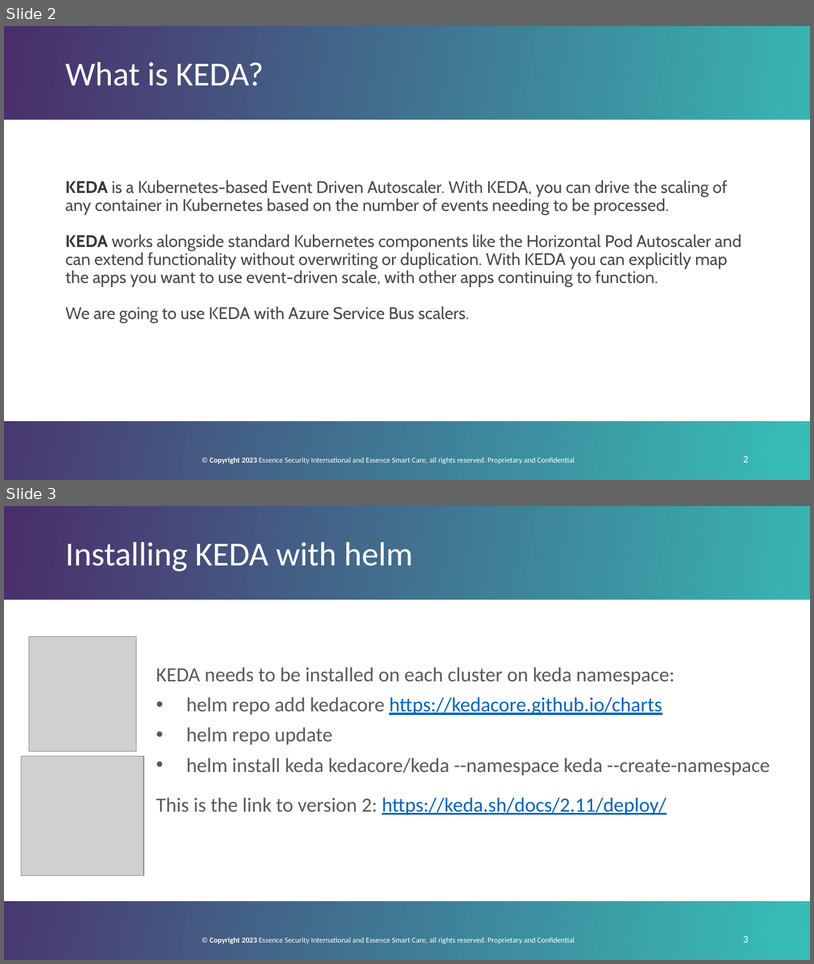
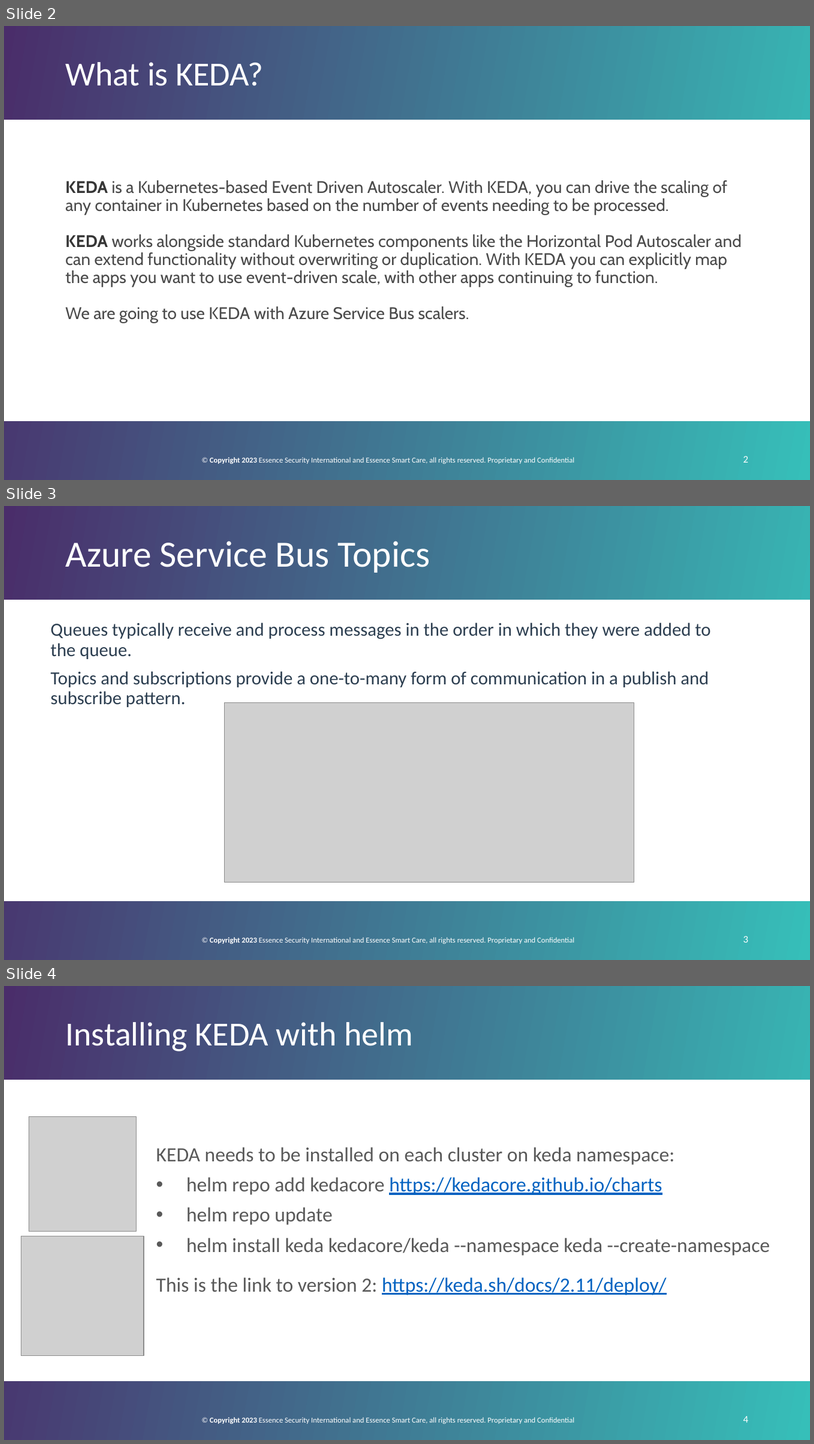
Before and after one commit to GoddessDianaPub/keda-azure-service_bus-key_vault, a slide deck: keda.pptx. Shown one above the other, each under a label of ours: slides 2 and 3 before the commit, slides 2, 3 and 4 after it. The pictures are 814x964 and 814x1444 pixels, drawn with LibreOffice and Linux fonts; fonts in the diff are those of the drawing; grey boxes stand for pictures; background and template pictures are left out. Boxes give left, top, right and bottom in pixels: in the first picture for what was removed or moved away, otherwise in the second. Text is boxed around its words. In the diff, an @@ line names an element or a change of style, - is before the commit and + after.

```diff
--- a/keda.pptx
+++ b/keda.pptx
@@ slide 3 added at <box>4,506,810,960</box>, background #FFFFFF; not listed: 4 template elements that a slide beside it also shows @@
@@ title added at <box>65,541,431,573</box>, 44 pt, text #FFFFFF @@
+Azure Service Bus Topics
@@ text added at <box>51,622,711,707</box>, 22 pt, text #2C3E50 @@
+Queues typically receive and process messages in the order in which they were added to the queue.
+Topics and subscriptions provide a one-to-many form of communication in a publish and subscribe pattern.
@@ picture added at <box>225,703,635,882</box> @@
@@ what was slide 3 is now slide 4 @@
@@ page number at <box>744,1416,749,1422</box>: text changed @@
-3
+4
```
Also in this commit, not shown: 1 slide changed.
